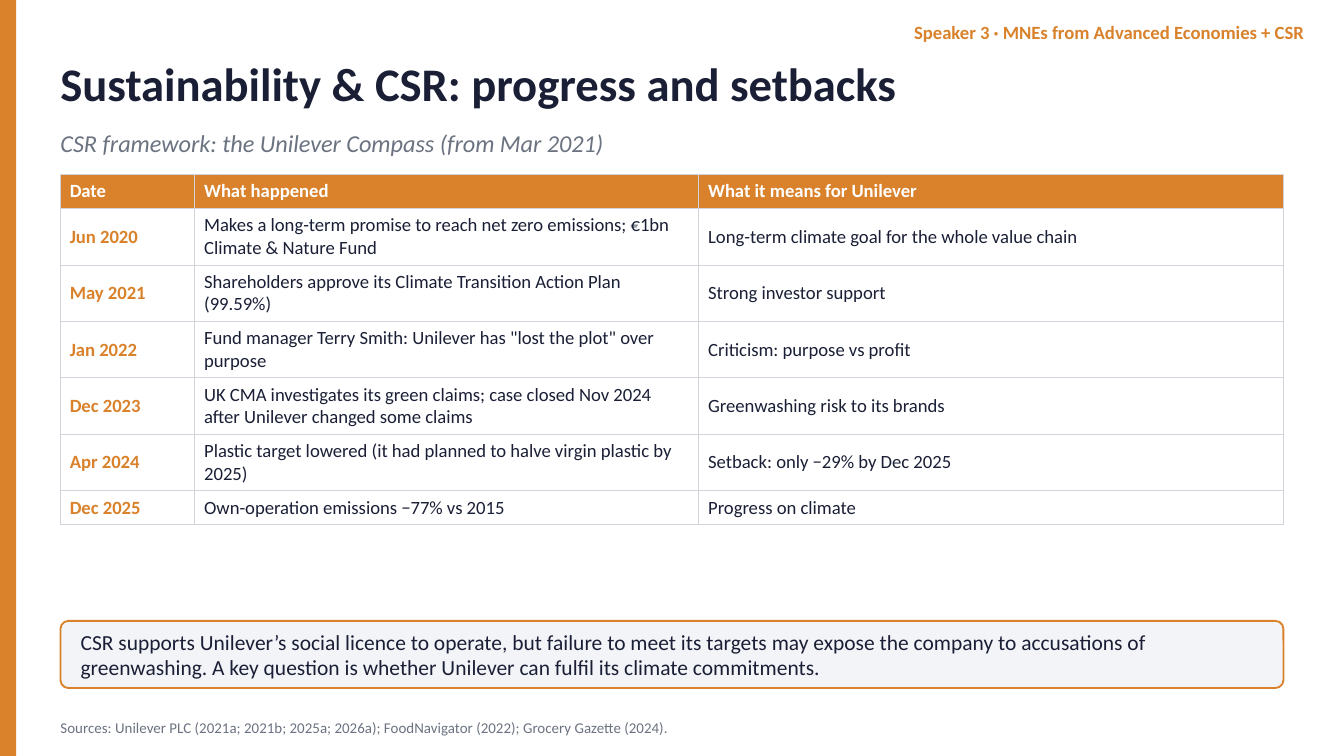
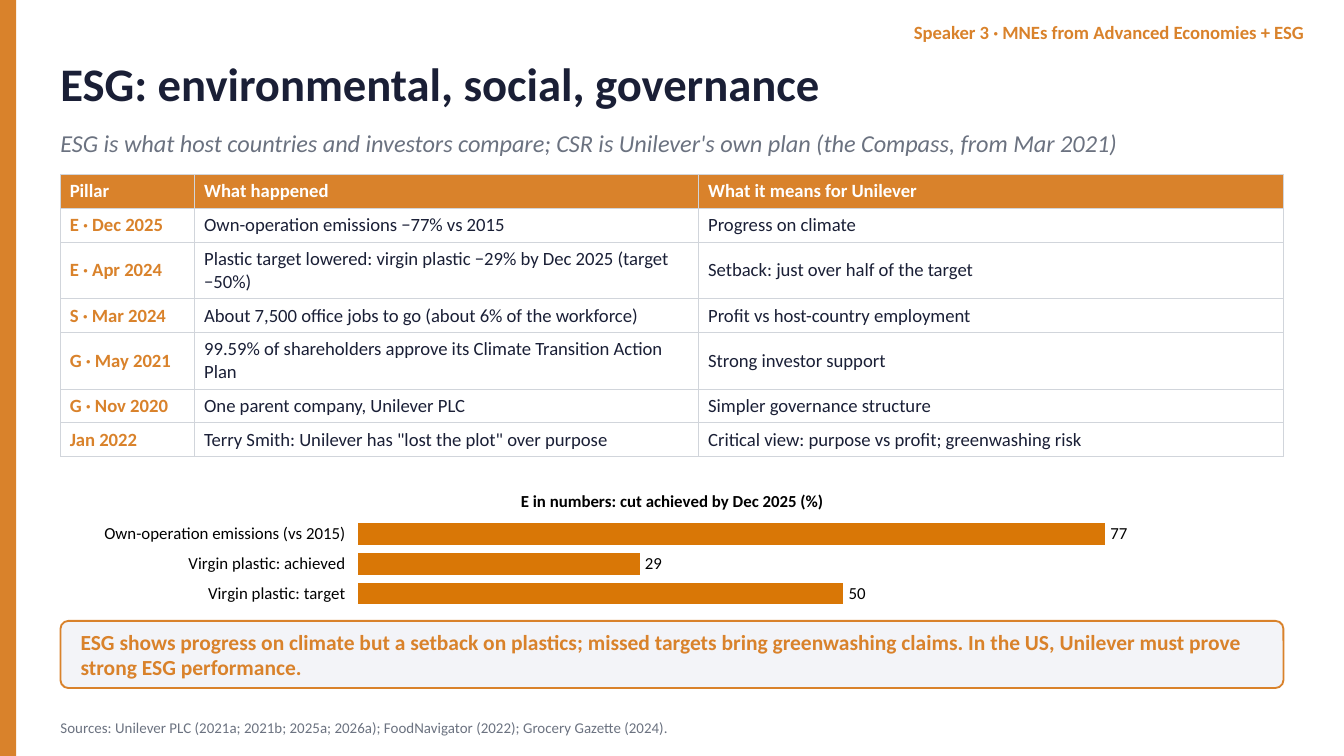
Before and after one commit to dollar3651314/mymba, a slide deck: slide 10 of content/busi1763/files/Unilever_Group_EN.pptx. Drawn at 1344x756 pixels with LibreOffice and Linux fonts; fonts in the diff are those of the drawing. Boxes give left, top, right and bottom in pixels: in the first picture for what was removed or moved away, otherwise in the second. Text is boxed around its words. In the diff, an @@ line names an element or a change of style, - is before the commit and + after.

```diff
--- a/content/busi1763/files/Unilever_Group_EN.pptx
+++ b/content/busi1763/files/Unilever_Group_EN.pptx
@@ text at [914, 26, 1304, 42]: text changed @@
-Speaker 3 · MNEs from Advanced Economies + CSR
+Speaker 3 · MNEs from Advanced Economies + ESG
@@ text at [60, 68, 819, 109]: text changed @@
-Sustainability & CSR: progress and setbacks
+ESG: environmental, social, governance
@@ text at [60, 134, 1116, 156]: text changed @@
-CSR framework: the Unilever Compass (from Mar 2021)
+ESG is what host countries and investors compare; CSR is Unilever's own plan (the Compass, from Mar 2021)
@@ table at [60, 175, 1284, 453] @@
-row 1, column 1: Date
+row 1, column 1: Pillar
-row 2: Jun 2020 | Makes a long-term promise to reach net zero emissions; €1bn Climate & Nature Fund | Long-term climate goal for the whole value chain
+row 2: E · Dec 2025 | Own-operation emissions −77% vs 2015 | Progress on climate
-row 3: May 2021 | Shareholders approve its Climate Transition Action Plan (99.59%) | Strong investor support
+row 3: E · Apr 2024 | Plastic target lowered: virgin plastic −29% by Dec 2025 (target −50%) | Setback: just over half of the target
-row 4: Jan 2022 | Fund manager Terry Smith: Unilever has "lost the plot" over purpose | Criticism: purpose vs profit
+row 4: S · Mar 2024 | About 7,500 office jobs to go (about 6% of the workforce) | Profit vs host-country employment
-row 5: Dec 2023 | UK CMA investigates its green claims; case closed Nov 2024 after Unilever changed some claims | Greenwashing risk to its brands
+row 5: G · May 2021 | 99.59% of shareholders approve its Climate Transition Action Plan | Strong investor support
-row 6: Apr 2024 | Plastic target lowered (it had planned to halve virgin plastic by 2025) | Setback: only −29% by Dec 2025
+row 6: G · Nov 2020 | One parent company, Unilever PLC | Simpler governance structure
-row 7: Dec 2025 | Own-operation emissions −77% vs 2015 | Progress on climate
+row 7: Jan 2022 | Terry Smith: Unilever has "lost the plot" over purpose | Critical view: purpose vs profit; greenwashing risk
@@ bar chart added at [81, 477, 1263, 612] @@
+title "E in numbers: cut achieved by Dec 2025 (%)"
+categories: Own-operation emissions (vs 2015), Virgin plastic: achieved, Virgin plastic: target
+E in numbers: cut achieved by Dec 2025 (%): 77, 29, 50
@@ text at [81, 635, 1240, 679]: text changed; text colour #1A1F36 to #D9822B; bold on @@
-CSR supports Unilever’s social licence to operate, but failure to meet its targets may expose the company to accusations of greenwashing. A key question is whether Unilever can fulfil its climate commitments.
+ESG shows progress on climate but a setback on plastics; missed targets bring greenwashing claims. In the US, Unilever must prove strong ESG performance.
```
Also in this commit, not shown: 13 other slides changed, 16 other files.
